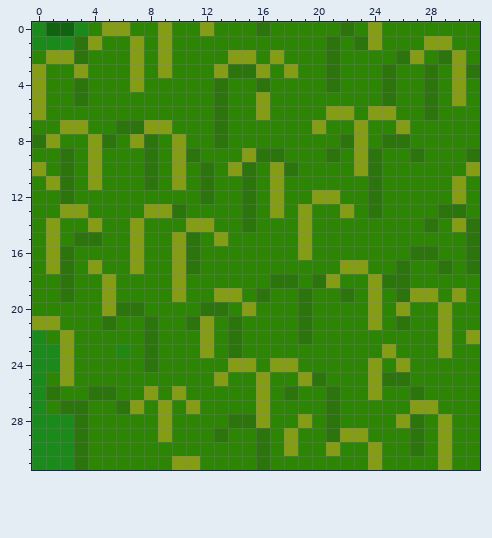
File history of a pixel-art sprite, assets/textures/Tile_Grass.png. Above, as it was before the edit.
The file is 32x32 pixels.
The result:
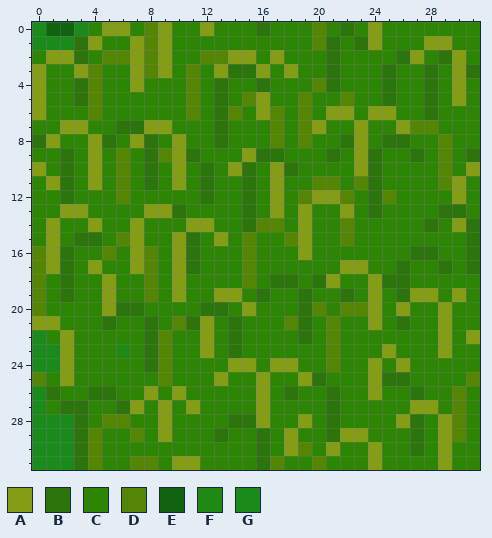
Palette (. is transparent): A #859d15  B #2c740c  C #2c8604  D #548604  E #106410  F #1f8913  G #1a8b1a
Changes in this commit:
{"y":0,"x":8,"old":"C","new":"D"}
{"y":0,"x":20,"old":"C","new":"D"}
{"y":1,"x":8,"old":"C","new":"D"}
{"y":1,"x":20,"old":"C","new":"D"}
{"y":2,"x":5,"old":"CC","new":"DD"}
{"y":2,"x":8,"old":"C","new":"D"}
{"y":2,"x":12,"old":"CC","new":"DD"}
{"y":3,"x":4,"old":"C","new":"D"}
{"y":3,"x":8,"old":"C","new":"D"}
{"y":3,"x":11,"old":"C","new":"D"}
{"y":4,"x":4,"old":"C","new":"D"}
{"y":4,"x":11,"old":"C","new":"D"}
{"y":4,"x":20,"old":"C","new":"D"}
{"y":5,"x":4,"old":"C","new":"D"}
{"y":5,"x":11,"old":"C","new":"D"}
{"y":5,"x":15,"old":"C","new":"D"}
{"y":5,"x":19,"old":"C","new":"D"}
{"y":5,"x":22,"old":"C","new":"D"}
{"y":6,"x":4,"old":"C","new":"D"}
{"y":6,"x":11,"old":"C","new":"D"}
{"y":6,"x":14,"old":"C","new":"D"}
{"y":6,"x":17,"old":"C","new":"D"}
{"y":6,"x":19,"old":"C","new":"D"}
{"y":7,"x":17,"old":"C","new":"D"}
{"y":7,"x":19,"old":"C","new":"D"}
{"y":7,"x":27,"old":"CC","new":"DD"}
{"y":8,"x":17,"old":"C","new":"D"}
{"y":8,"x":19,"old":"C","new":"D"}
{"y":8,"x":29,"old":"C","new":"D"}
{"y":9,"x":6,"old":"C","new":"D"}
{"y":9,"x":9,"old":"C","new":"D"}
{"y":9,"x":29,"old":"C","new":"D"}
{"y":10,"x":6,"old":"C","new":"D"}
{"y":10,"x":29,"old":"C","new":"D"}
{"y":11,"x":6,"old":"C","new":"D"}
{"y":11,"x":20,"old":"CC","new":"DD"}
{"y":11,"x":23,"old":"C","new":"D"}
{"y":11,"x":29,"old":"C","new":"D"}
{"y":12,"x":6,"old":"C","new":"D"}
{"y":12,"x":19,"old":"C","new":"D"}
{"y":12,"x":22,"old":"C","new":"D"}
{"y":12,"x":25,"old":"C","new":"D"}
{"y":14,"x":16,"old":"CC","new":"DD"}
{"y":14,"x":22,"old":"C","new":"D"}
{"y":15,"x":6,"old":"C","new":"D"}
{"y":15,"x":15,"old":"C","new":"D"}
{"y":15,"x":18,"old":"C","new":"D"}
{"y":15,"x":22,"old":"C","new":"D"}
{"y":16,"x":0,"old":"C","new":"D"}
{"y":16,"x":5,"old":"C","new":"D"}
{"y":16,"x":8,"old":"C","new":"D"}
{"y":16,"x":15,"old":"C","new":"D"}
{"y":17,"x":0,"old":"C","new":"D"}
{"y":17,"x":8,"old":"C","new":"D"}
{"y":17,"x":15,"old":"C","new":"D"}
{"y":18,"x":0,"old":"C","new":"D"}
{"y":18,"x":8,"old":"C","new":"D"}
{"y":18,"x":15,"old":"C","new":"D"}
{"y":19,"x":0,"old":"C","new":"D"}
{"y":19,"x":8,"old":"C","new":"D"}
{"y":20,"x":0,"old":"C","new":"D"}
{"y":20,"x":20,"old":"C","new":"D"}
{"y":20,"x":22,"old":"CC","new":"DD"}
{"y":21,"x":10,"old":"C","new":"D"}
{"y":21,"x":18,"old":"C","new":"D"}
{"y":21,"x":21,"old":"C","new":"D"}
{"y":22,"x":9,"old":"C","new":"D"}
{"y":22,"x":21,"old":"C","new":"D"}
{"y":23,"x":9,"old":"C","new":"D"}
{"y":23,"x":21,"old":"C","new":"D"}
{"y":24,"x":9,"old":"C","new":"D"}
{"y":24,"x":21,"old":"C","new":"D"}
{"y":25,"x":0,"old":"G","new":"D"}
{"y":25,"x":9,"old":"C","new":"D"}
{"y":25,"x":31,"old":"C","new":"D"}
{"y":26,"x":30,"old":"C","new":"D"}
{"y":27,"x":30,"old":"C","new":"D"}
{"y":28,"x":5,"old":"CC","new":"DD"}
{"y":28,"x":30,"old":"C","new":"D"}
{"y":29,"x":4,"old":"C","new":"D"}
{"y":29,"x":7,"old":"C","new":"D"}
{"y":29,"x":30,"old":"C","new":"D"}
{"y":30,"x":4,"old":"C","new":"D"}
{"y":30,"x":19,"old":"C","new":"D"}
{"y":31,"x":4,"old":"C","new":"D"}
{"y":31,"x":7,"old":"CC","new":"DD"}
{"y":31,"x":17,"old":"C","new":"D"}
{"y":31,"x":20,"old":"C","new":"D"}
